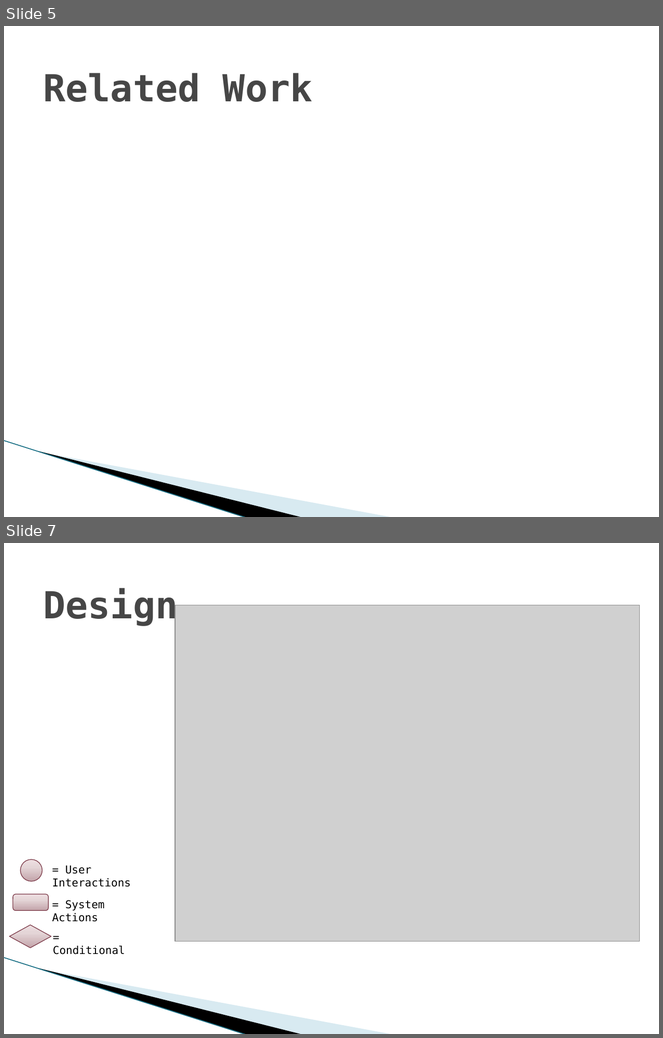
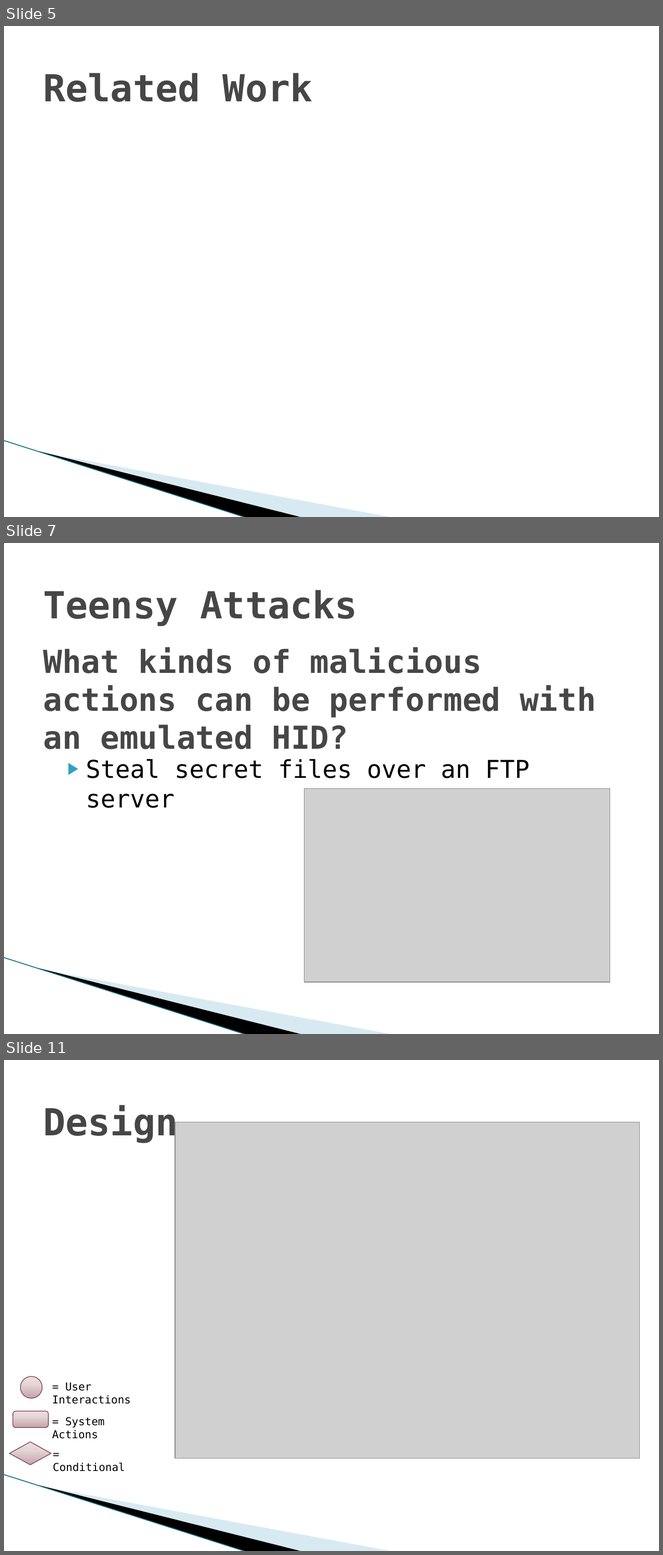
Before and after one commit to vfasburg/cse_825, a slide deck: Project/Final_Project_Presentation_Fasburg_Reiff_Thomas.pptx. Shown one above the other, each under a label of ours: slides 5 and 7 before the commit, slides 5, 7 and 11 after it; the slides between them are not shown. The pictures are 663x1038 and 663x1555 pixels, drawn with LibreOffice and Linux fonts; fonts in the diff are those of the drawing; grey boxes stand for pictures; background and template pictures are left out. Boxes give left, top, right and bottom in pixels: in the first picture for what was removed or moved away, otherwise in the second. Text is boxed around its words. In the diff, an @@ line names an element or a change of style, - is before the commit and + after.

```diff
--- a/Project/Final_Project_Presentation_Fasburg_Reiff_Thomas.pptx
+++ b/Project/Final_Project_Presentation_Fasburg_Reiff_Thomas.pptx
@@ slide 7 added at (4, 543, 659, 1034), background #FFFFFF; not listed: 3 template elements that a slide beside it also shows @@
@@ title added at (43, 590, 358, 626), 41 pt, text #464646, bold @@
+Teensy Attacks
@@ text added at (43, 648, 596, 749), 34.9 pt, text #464646, bold @@
+What kinds of malicious actions can be performed with an emulated HID?
@@ text added at (86, 759, 530, 779), 27 pt, text #000000 @@
+▶ Steal secret files over an FTP server
@@ picture added at (304, 788, 610, 982) @@
@@ what was slide 7 is now slide 11 @@
```
Also in this commit, not shown: 1 slide changed, 5 other slides added, 4 slides removed.
